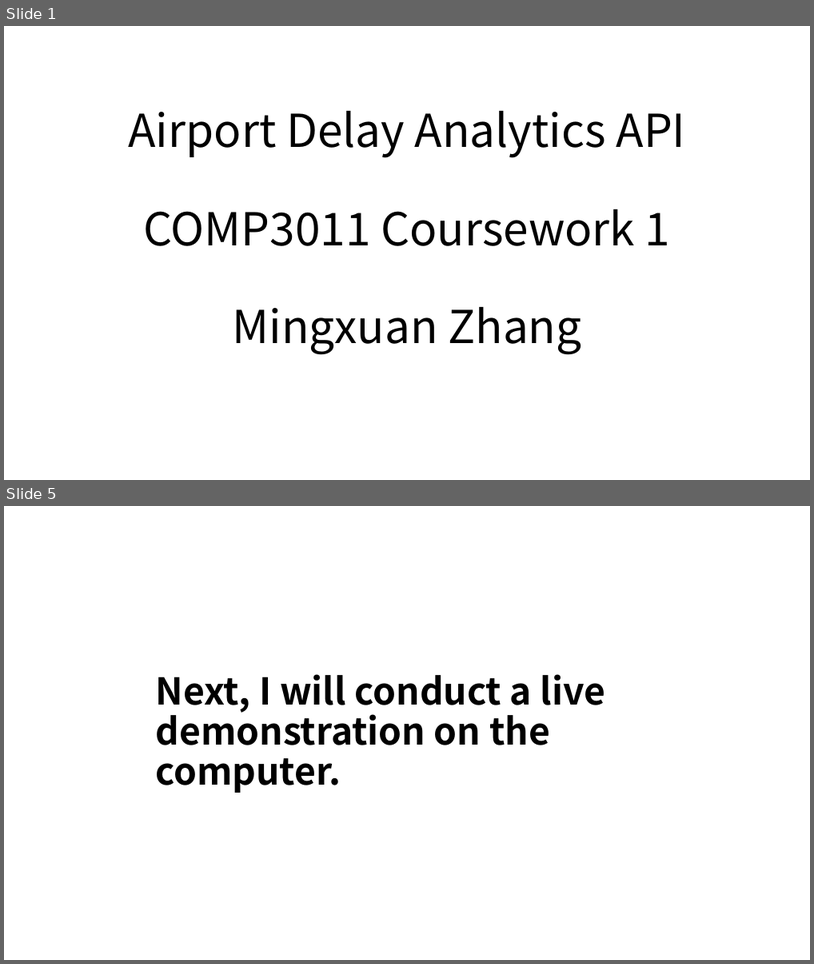
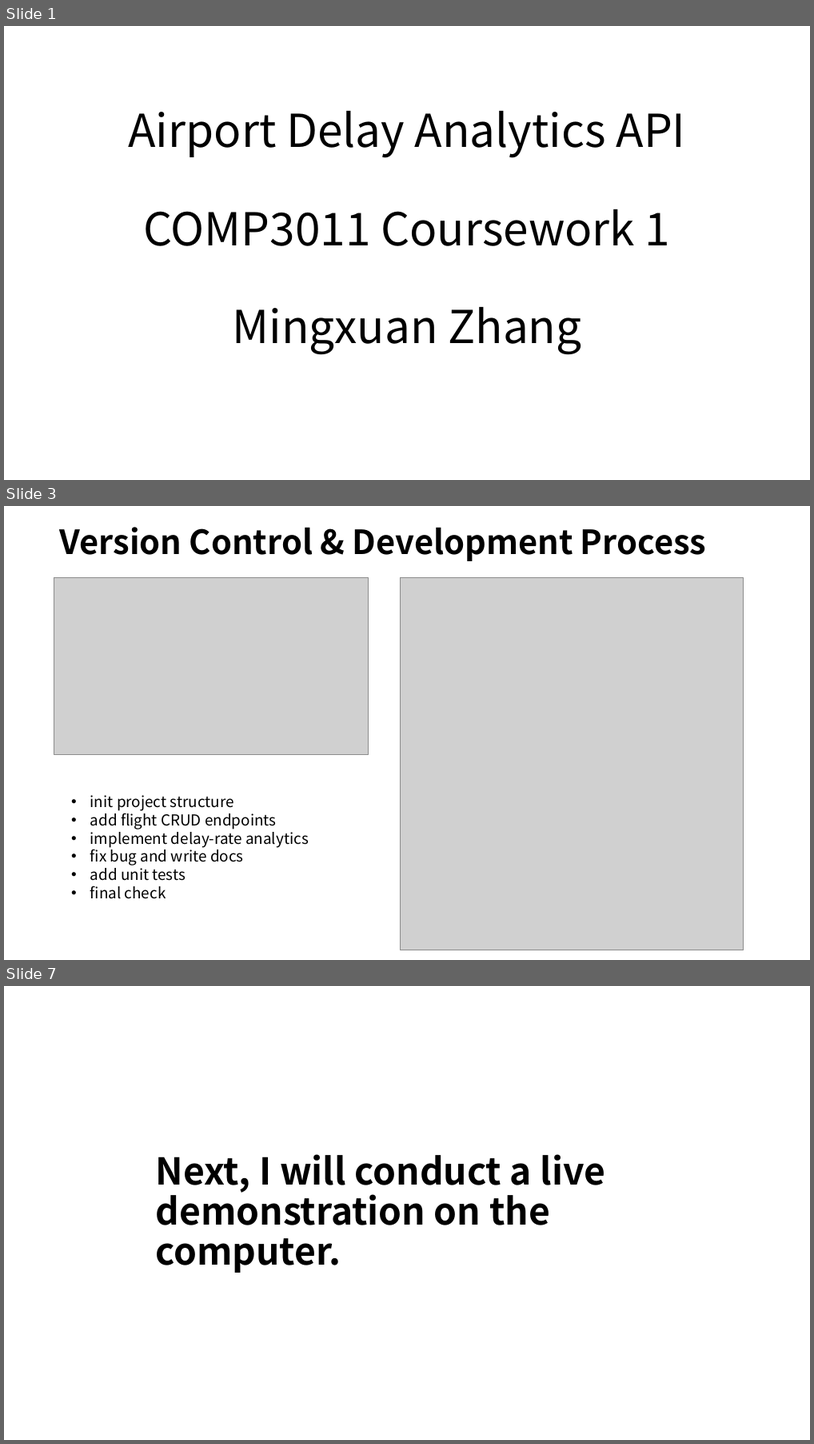
Before and after one commit to AncofordAGGGGG/airport-api, a slide deck: docs/presentation.pptx. Shown one above the other, each under a label of ours: slides 1 and 5 before the commit, slides 1, 3 and 7 after it; the slides between them are not shown. The pictures are 814x964 and 814x1444 pixels, drawn with LibreOffice and Linux fonts; fonts in the diff are those of the drawing; grey boxes stand for pictures. Boxes give left, top, right and bottom in pixels: in the first picture for what was removed or moved away, otherwise in the second. Text is boxed around its words. In the diff, an @@ line names an element or a change of style, - is before the commit and + after.

```diff
--- a/docs/presentation.pptx
+++ b/docs/presentation.pptx
@@ slide 3 added at (4, 506, 810, 960), background #FFFFFF @@
@@ title added at (60, 527, 706, 561), 39.6 pt, text #000000, bold @@
+Version Control & Development Process
@@ picture added at (54, 577, 368, 754) @@
@@ picture added at (401, 577, 744, 949) @@
@@ text added at (90, 795, 309, 899), 18 pt, text #000000 @@
+• init project structure
+• add flight CRUD endpoints
+• implement delay-rate analytics
+• fix bug and write docs
+• add unit tests
+• final check
@@ what was slide 5 is now slide 7 @@
```
Also in this commit, not shown: 2 slides changed, 2 other slides added, 1 slide removed, 1 other file.
